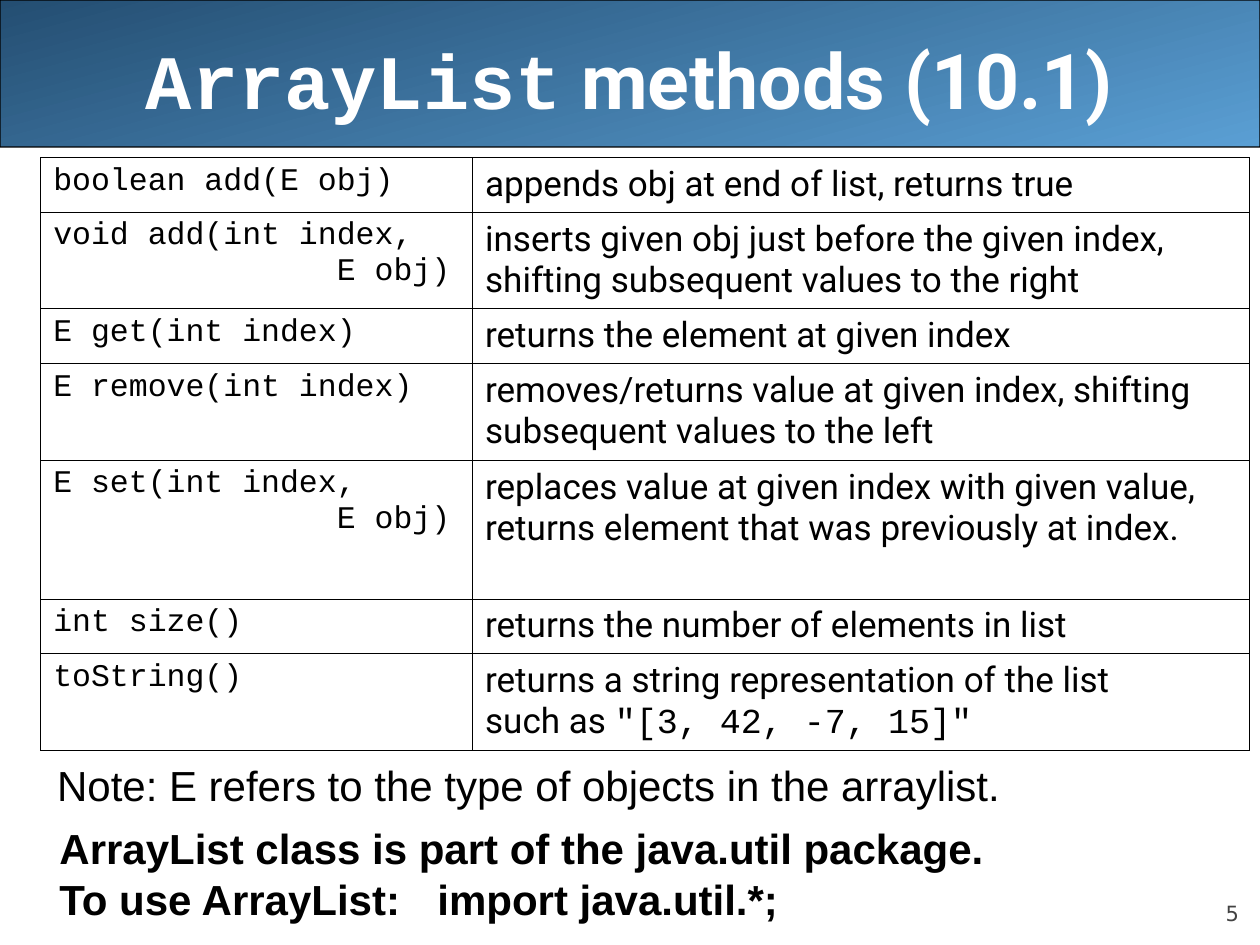
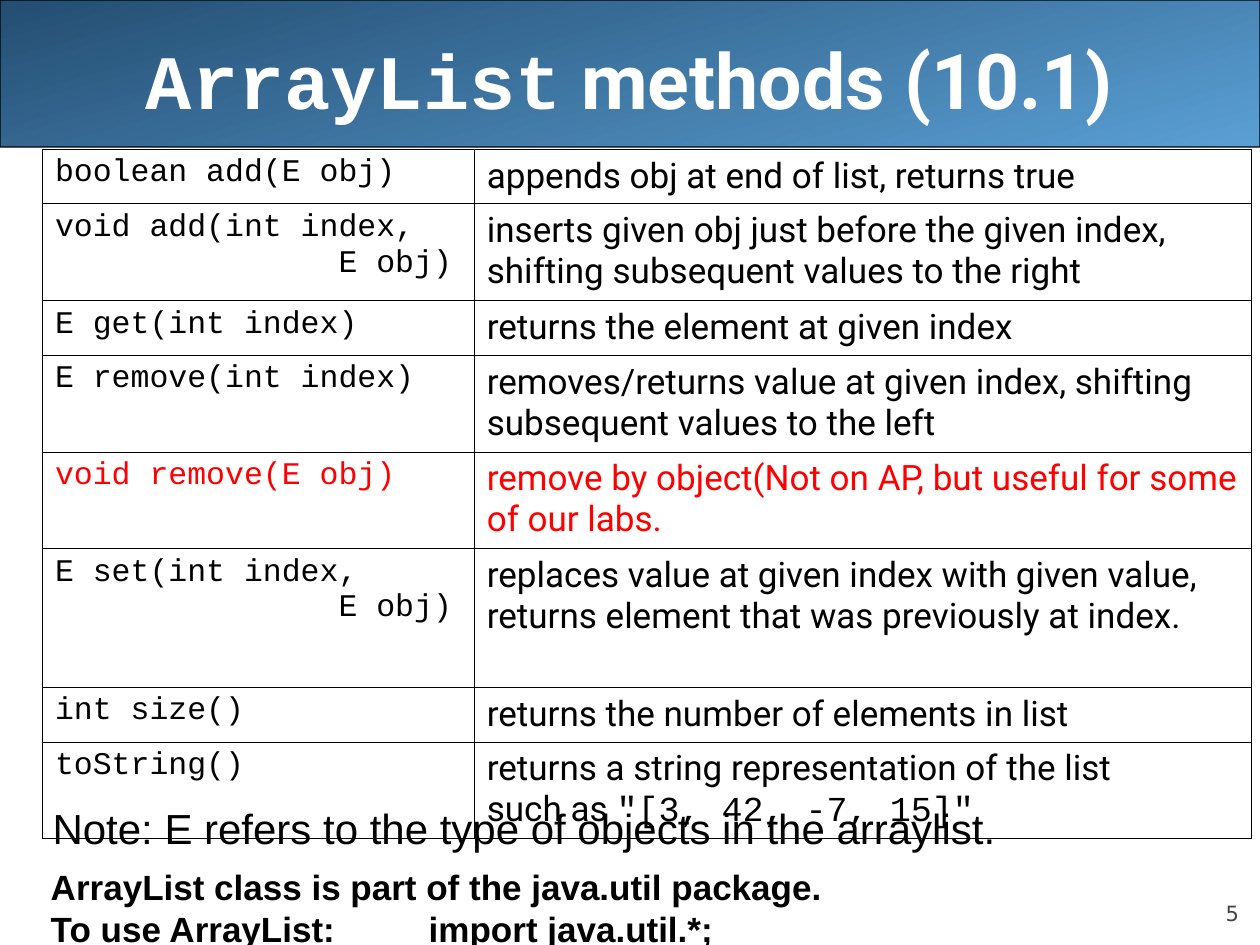
Before and after one commit to LongBaoNguyen/longbaonguyen.github.io, a slide deck: slide 5 of courses/apcsa/lecture18.ppt. Drawn at 1260x945 pixels with LibreOffice and Linux fonts; fonts in the diff are those of the drawing. Boxes give left, top, right and bottom in pixels: in the first picture for what was removed or moved away, otherwise in the second. Text is boxed around its words. In the diff, an @@ line names an element or a change of style, - is before the commit and + after.

```diff
--- a/courses/apcsa/lecture18.ppt
+++ b/courses/apcsa/lecture18.ppt
@@ table at (43, 149, 1252, 836) @@
+row 5: void remove(E obj) | remove by object(Not on AP, but useful for some of our labs.
@@ table: place and size @@
-table at (40, 158, 1250, 745)
+table at (43, 149, 1252, 836)
@@ text "Note: E refers to the ...": place and size @@
-text "Note: E refers to the ..." at (57, 770, 1000, 809)
+text "Note: E refers to the ..." at (53, 810, 996, 852)
@@ text "ArrayList class is part of ...": place and size @@
-text "ArrayList class is part of ..." at (59, 833, 984, 923)
+text "ArrayList class is part of ..." at (51, 874, 821, 945)
@@ text "ArrayList class is part of ..." at (51, 874, 821, 945): size 24 to 20 pt @@
```
Also in this commit, not shown: 2 other slides changed, 23 other files.
